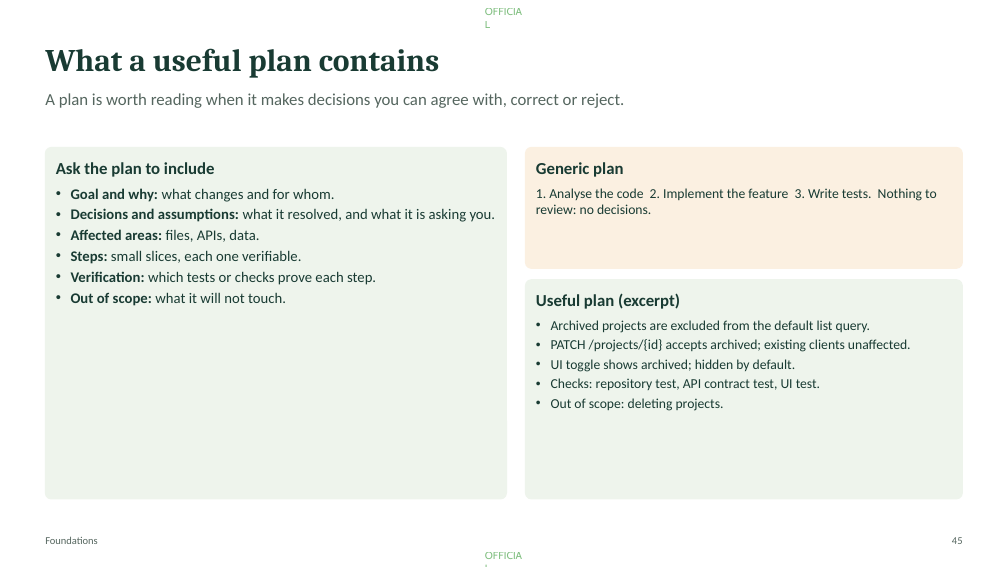
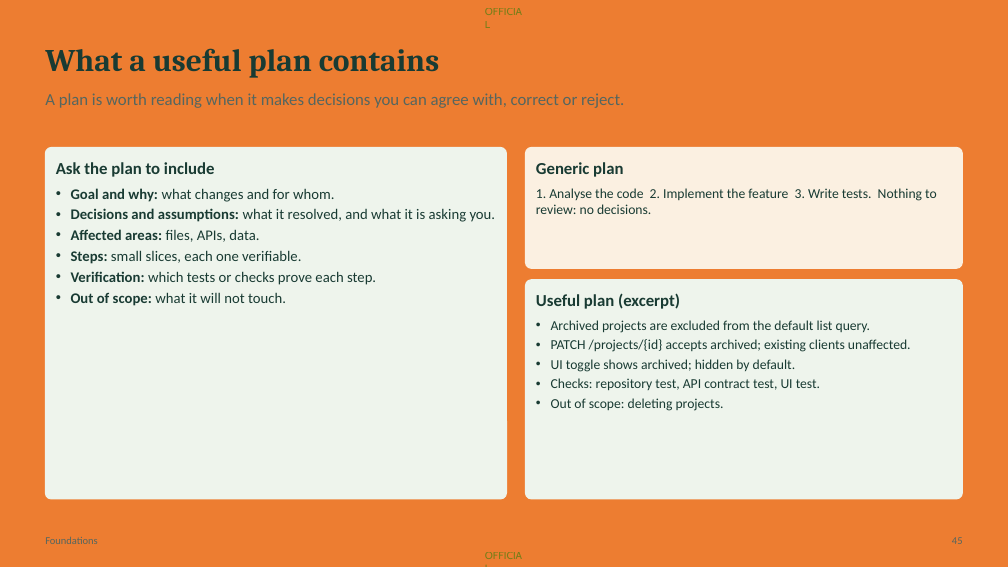
Before and after one commit to Moshe36/ai-developer-toolkit, a slide deck: slide 45 of workshop/agentic-workshop.pptx. Drawn at 1008x567 pixels with LibreOffice and Linux fonts; fonts in the diff are those of the drawing. Boxes give left, top, right and bottom in pixels: in the first picture for what was removed or moved away, otherwise in the second. Text is boxed around its words. In the diff, an @@ line names an element or a change of style, - is before the commit and + after.

```diff
--- a/workshop/agentic-workshop.pptx
+++ b/workshop/agentic-workshop.pptx
@@ background #FFFFFF to #ED7D31 @@
```
Also in this commit, not shown: 9 other slides changed, 17 slides added, 1 other file.
